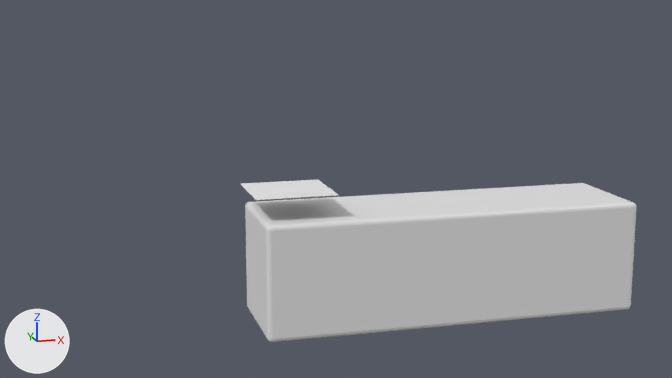
One commit to the Blender file blend/woman/w0.blend: the scene before it, then after it.
Before and after are seen from the file's camera 'Camera'. Arrows for +X, +Y and +Z are at lower left; the lights stay in place.

In view in the first picture: 'Cube', 'cloth_02'.
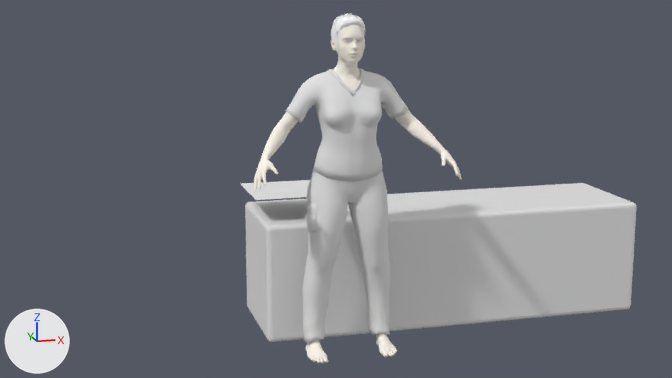
Changed parts and their boxes [x1, y1, x2, y2] in the pictures (672 x 378 px):
```json
{"object": "W0:Harvey_fscrubbottoms2", "change": "shown", "after": [302, 171, 390, 342]}
{"object": "W0:Harvey_fscrubtop2", "change": "shown", "after": [286, 68, 408, 181]}
{"object": "W0:Adult_female_genitalia", "change": "shown", "after": [254, 24, 462, 363]}
{"object": "W0:Short01", "change": "shown", "after": [331, 14, 365, 46]}
```

Edits to the scene script, one JSON object a line:
```json
{"op": "remove", "block": "ob_w0_harvey_fscrubtop2", "code": "ob_w0_harvey_fscrubtop2.hide_set(True)  # its collection is switched off"}
{"op": "remove", "block": "ob_w0_short01", "code": "ob_w0_short01.hide_set(True)  # its collection is switched off"}
{"op": "remove", "block": "ob_w0_adult_female_genitalia", "code": "ob_w0_adult_female_genitalia.hide_set(True)  # its collection is switched off"}
{"op": "remove", "block": "ob_w0_harvey_fscrubbottoms2", "code": "ob_w0_harvey_fscrubbottoms2.hide_set(True)  # its collection is switched off"}
```
